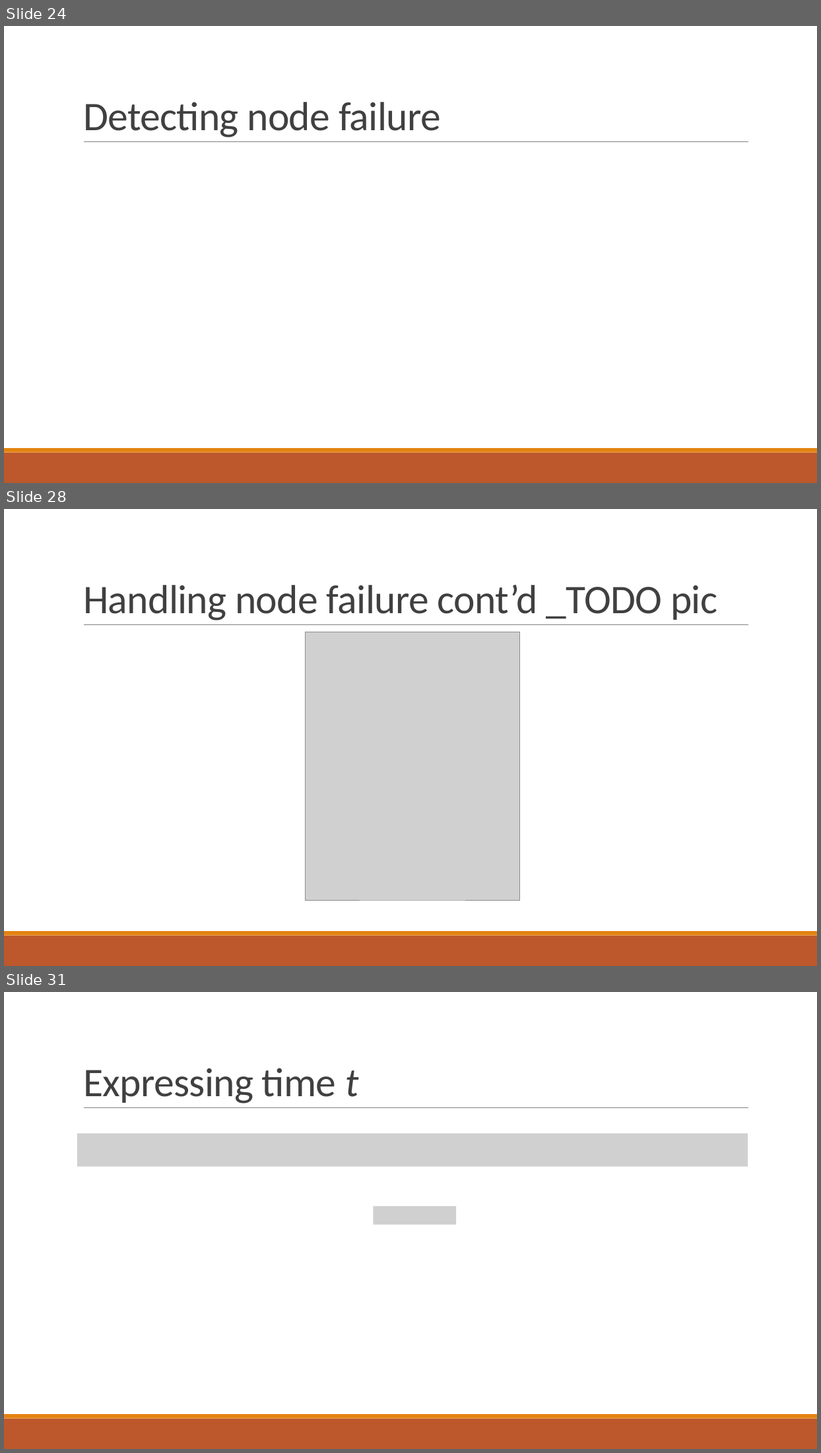
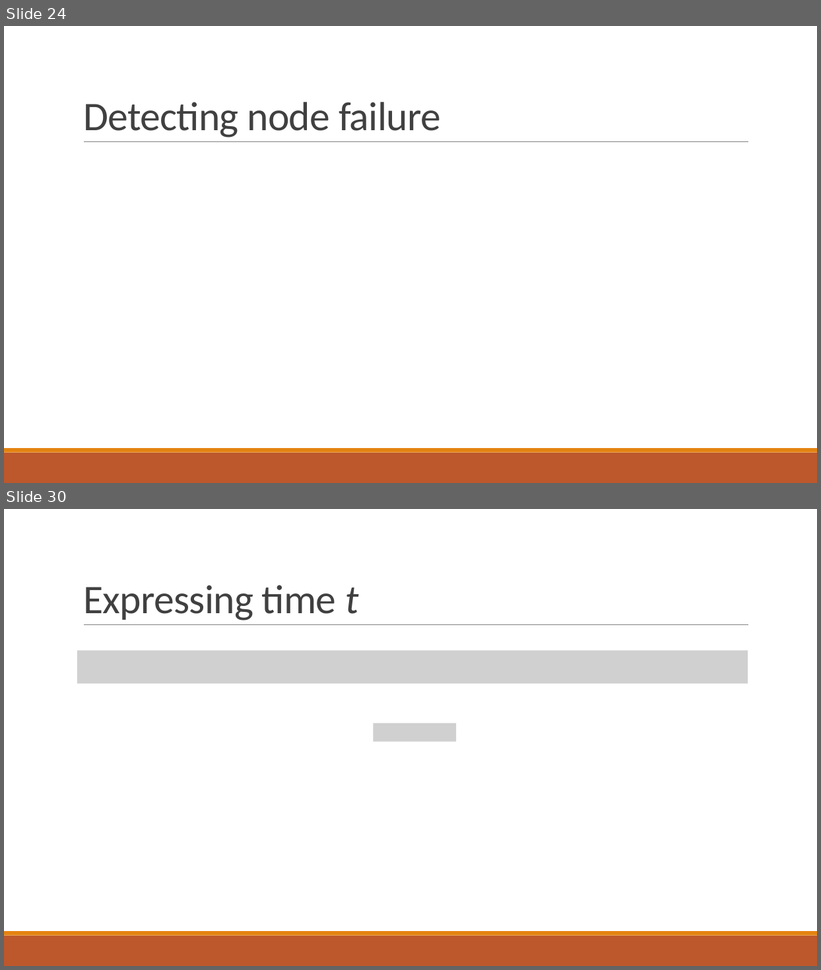
Before and after one commit to PStahl/master_thesis, a slide deck: presentation/presentation2.pptx. Shown one above the other, each under a label of ours: slides 24, 28 and 31 before the commit, slides 24 and 30 after it; the slides between them are not shown. The pictures are 821x1453 and 821x970 pixels, drawn with LibreOffice and Linux fonts; fonts in the diff are those of the drawing; grey boxes stand for pictures. Boxes give left, top, right and bottom in pixels: in the first picture for what was removed or moved away, otherwise in the second. Text is boxed around its words. In the diff, an @@ line names an element or a change of style, - is before the commit and + after.

```diff
--- a/presentation/presentation2.pptx
+++ b/presentation/presentation2.pptx
@@ slide 28 removed at (x1=4, y1=509, x2=817, y2=966), background #FFFFFF; not listed: 3 template elements that a slide beside it also shows @@
@@ title removed at (x1=83, y1=585, x2=717, y2=621) @@
-Handling node failure cont’d _TODO pic
@@ picture removed at (x1=306, y1=632, x2=520, y2=900) @@
@@ what was slide 31 is now slide 30 @@
```
Also in this commit, not shown: 6 slides changed.
